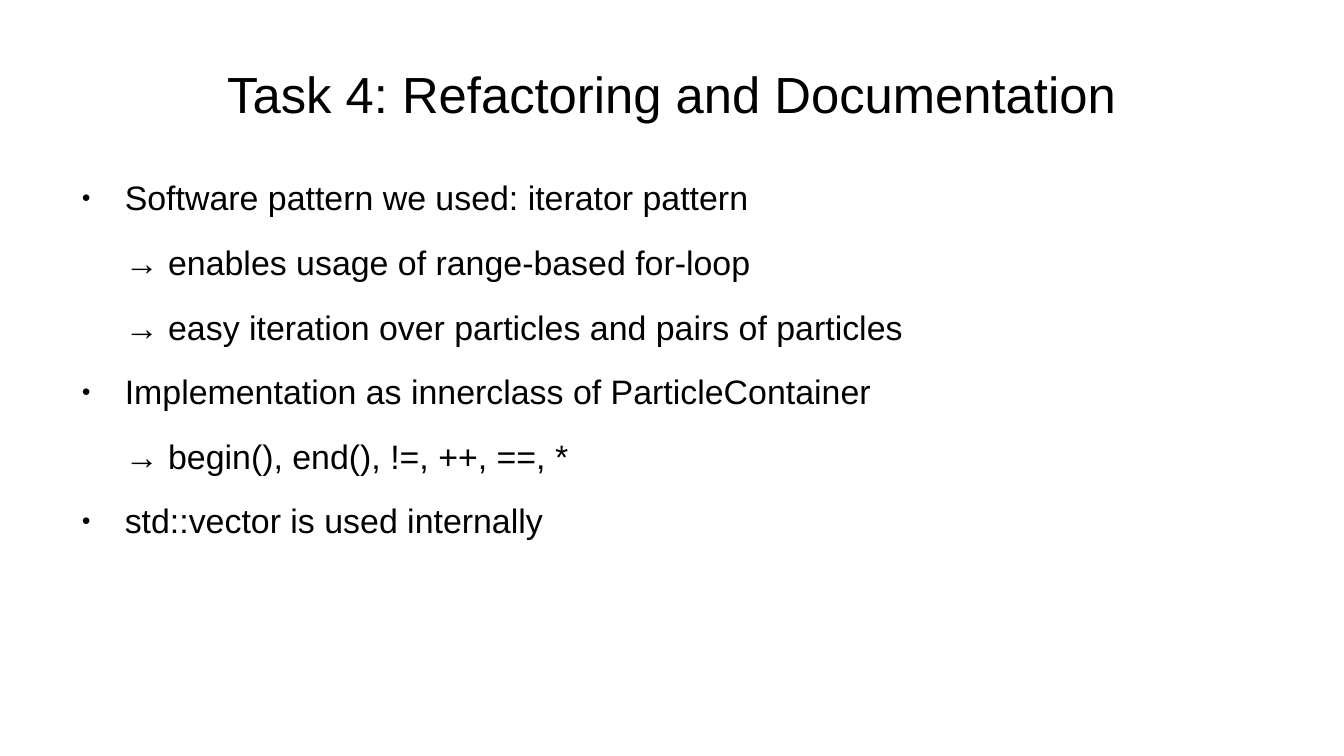
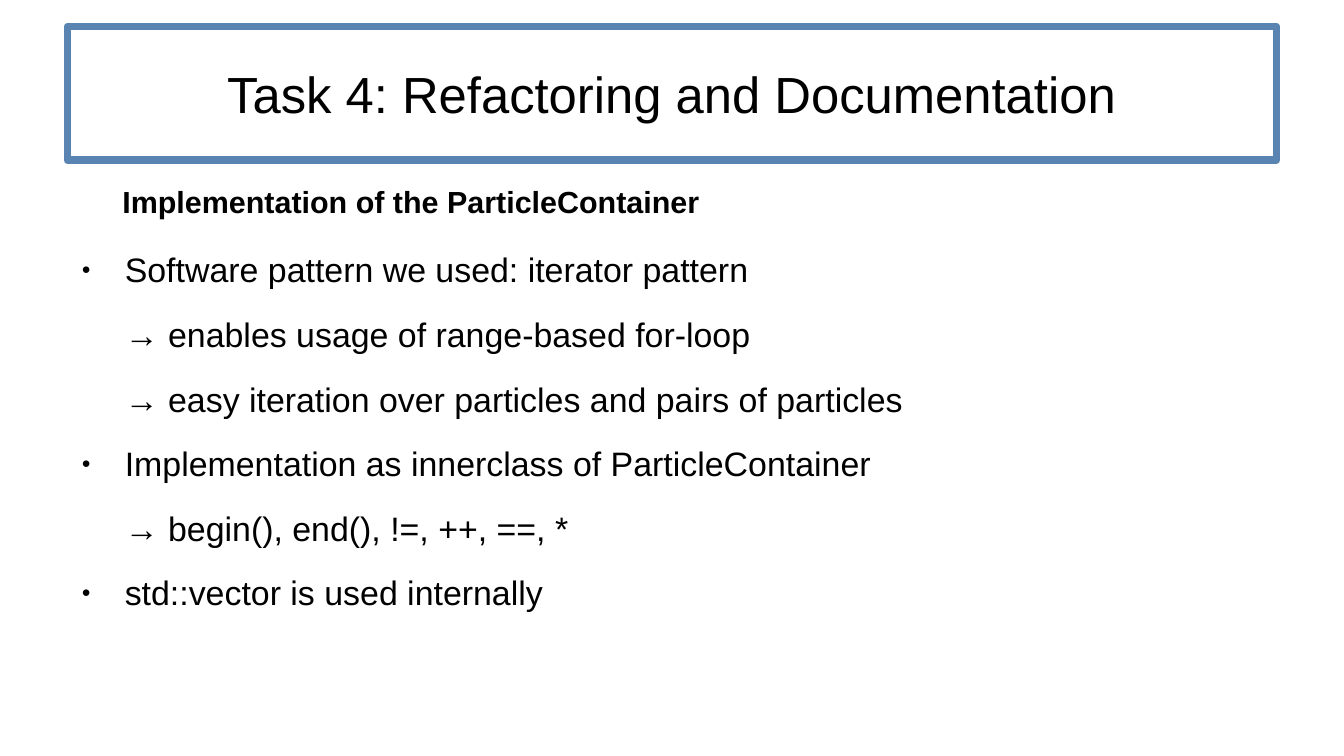
Before and after one commit to lneef/PSEMolDyn_Group1, a slide deck: slide 6 of Sheet1.odp. Drawn at 1344x756 pixels with LibreOffice and Linux fonts; fonts in the diff are those of the drawing. Boxes give left, top, right and bottom in pixels: in the first picture for what was removed or moved away, otherwise in the second. Text is boxed around its words. In the diff, an @@ line names an element or a change of style, - is before the commit and + after.

```diff
--- a/Sheet1.odp
+++ b/Sheet1.odp
@@ title "Task 4: Refactoring and Documentation": place and size @@
-title "Task 4: Refactoring and Documentation" at (227,76,1115,124)
+title "Task 4: Refactoring and Documentation" at (67,27,1277,160)
@@ title "Task 4: Refactoring and Documentation" at (67,27,1277,160): outline none to #5983B0 4.25 pt @@
@@ text added at (122,191,699,219), 18 pt, text #000000, bold @@
+Implementation of the ParticleContainer
@@ text "Software pattern we used: iterator ...": place and size @@
-text "Software pattern we used: iterator ..." at (125,185,902,540)
+text "Software pattern we used: iterator ..." at (125,257,902,612)
```
Also in this commit, not shown: 8 other slides changed.
